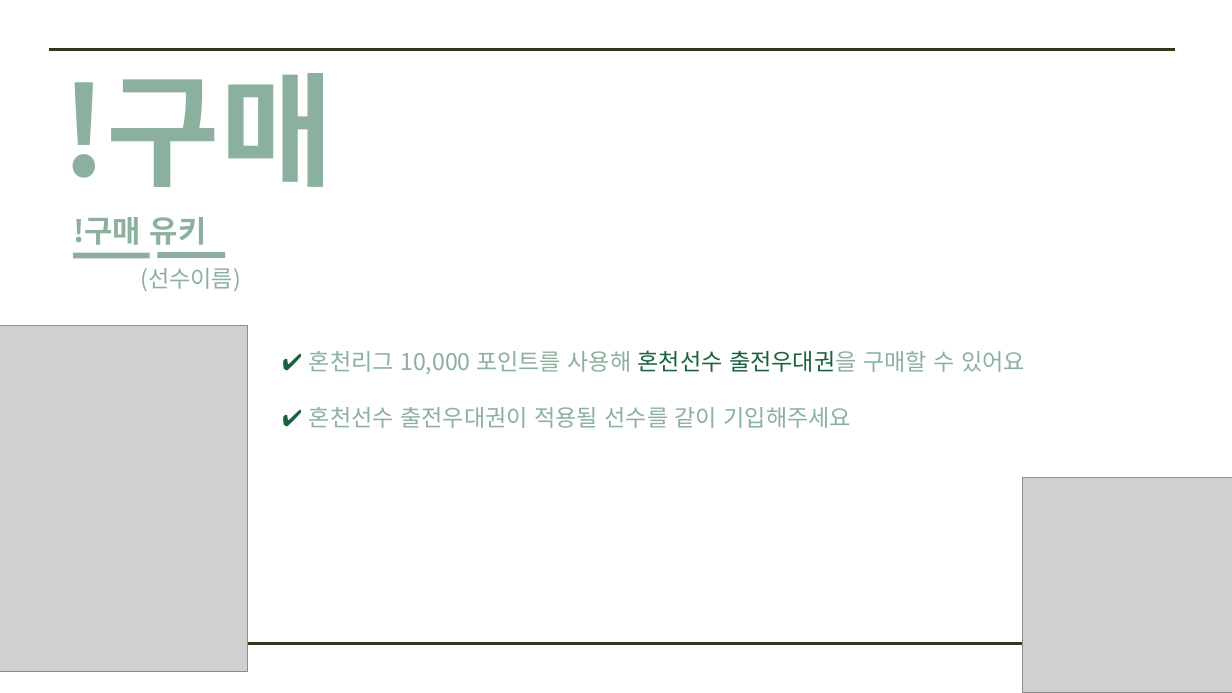
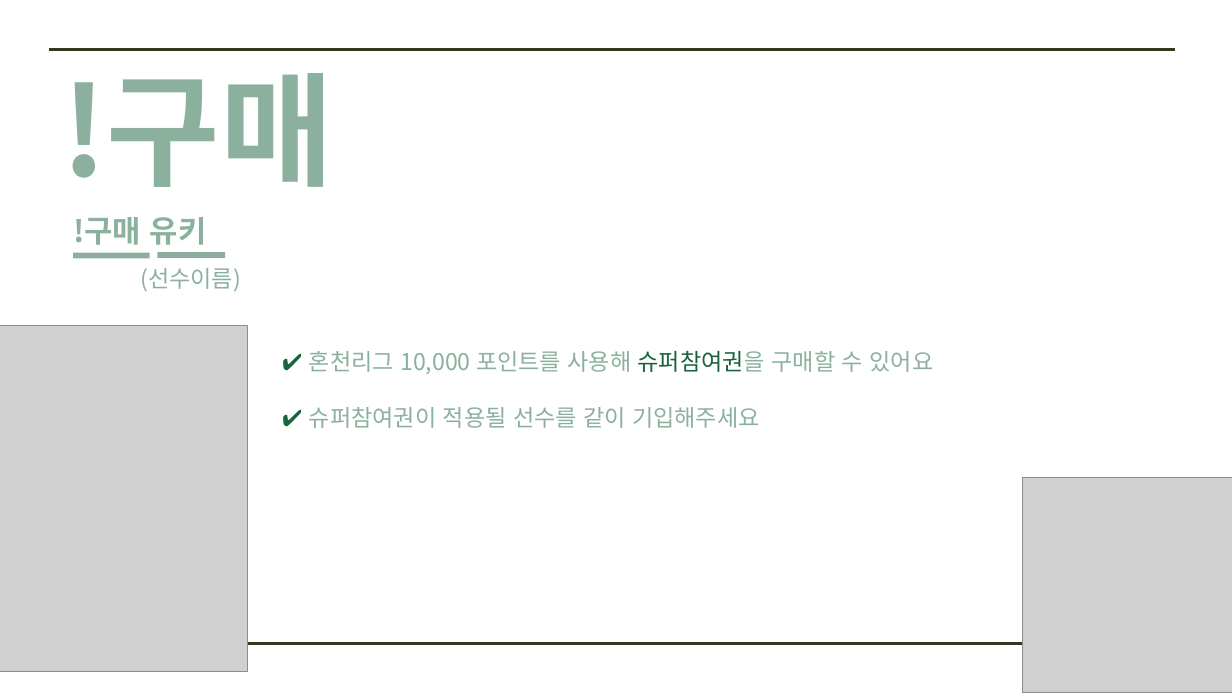
Before and after one commit to SongJongbeen/ilssak, a slide deck: slide 29 of 일싹이 소개.pptx. Drawn at 1232x693 pixels with LibreOffice and Linux fonts; fonts in the diff are those of the drawing; grey boxes stand for pictures. Boxes give left, top, right and bottom in pixels: in the first picture for what was removed or moved away, otherwise in the second. Text is boxed around its words. In the diff, an @@ line names an element or a change of style, - is before the commit and + after.

```diff
--- a/일싹이 소개.pptx
+++ b/일싹이 소개.pptx
@@ text at (x1=309, y1=350, x2=934, y2=428): text changed @@
-✔ 혼천리그 10,000 포인트를 사용해 혼천선수 출전우대권을 구매할 수 있어요
-✔ 혼천선수 출전우대권이 적용될 선수를 같이 기입해주세요
+✔ 혼천리그 10,000 포인트를 사용해 슈퍼참여권을 구매할 수 있어요
+✔ 슈퍼참여권이 적용될 선수를 같이 기입해주세요
```
Also in this commit, not shown: 6 other slides changed, 17 other files.
